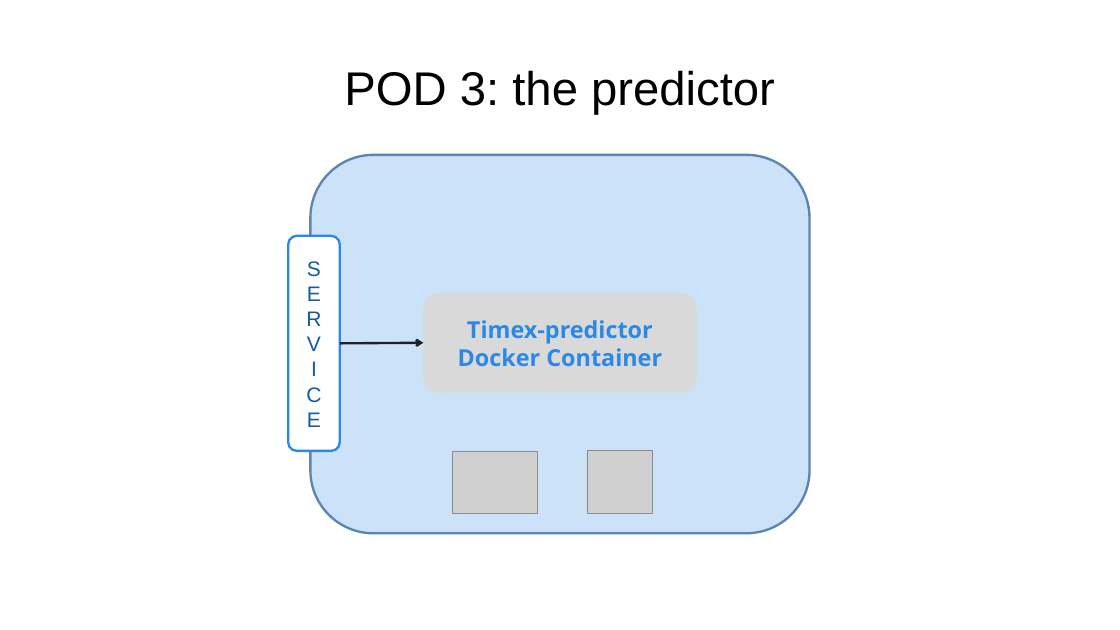
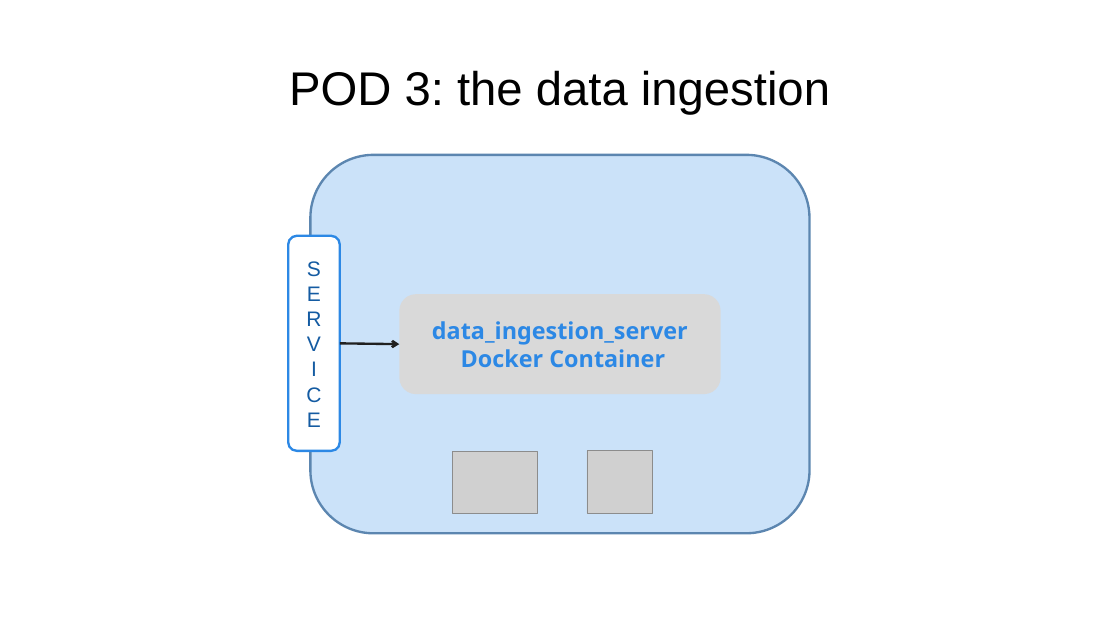
Before and after one commit to DhiriaDev/TIMEX, a slide deck: slide 5 of Documents/timexKubernetes.pptx. Drawn at 1120x630 pixels with LibreOffice and Linux fonts; fonts in the diff are those of the drawing; grey boxes stand for pictures. Boxes give left, top, right and bottom in pixels: in the first picture for what was removed or moved away, otherwise in the second. Text is boxed around its words. In the diff, an @@ line names an element or a change of style, - is before the commit and + after.

```diff
--- a/Documents/timexKubernetes.pptx
+++ b/Documents/timexKubernetes.pptx
@@ title at (x1=289, y1=70, x2=830, y2=115): text changed @@
-POD 3: the predictor
+POD 3: the data ingestion
@@ rounded rectangle "data_ingestion_server" resized from (x1=423, y1=292, x2=697, y2=392) to (x1=399, y1=294, x2=721, y2=394) @@
@@ text in rounded rectangle at (x1=432, y1=321, x2=688, y2=367): text changed @@
-Timex-predictor Docker Container
+data_ingestion_server
+Docker Container
@@ arrow moved from (340, 344) - (423, 343) to (340, 344) - (399, 344) @@
```
Also in this commit, not shown: 3 other slides changed, 1 slide added.
